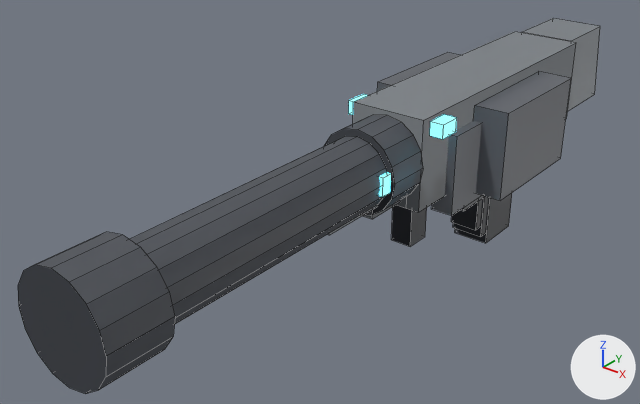
The Blender file blender/weapon.blend: old version first, new version second.
Before and after are seen from a camera (50 mm lens) standing at (1.88, -3.58, 1.71) and looking at (-0.27, -0.89, 0.05). Arrows for +X, +Y and +Z are at lower right; the lights stay in place. The older version comes first. Mesh edges are drawn as thin lines.

The first picture shows 'weapon_left_cannon', 'weapon_left_rifle', 'weapon_right_cannon', 'weapon_right_rifle', 'weapon_right_smg' and 1 more.
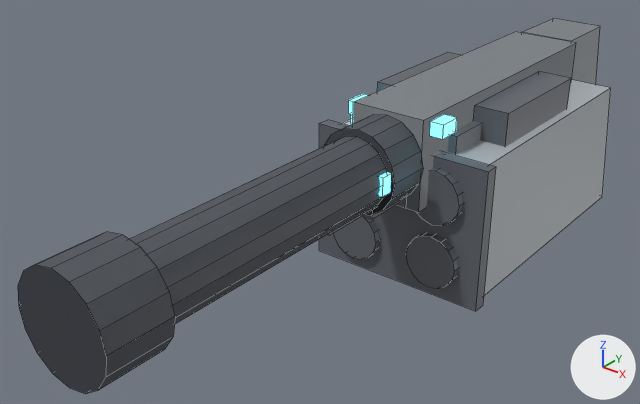
Where the change shows, as pixel boxes [x1, y1, x2, y2] in the pictures (640 x 404 px):
'weapon_right_missilepod', added: after [319, 80, 611, 311]
    faces in mat_mat_body (grey #adb3b8): [342, 80, 611, 295]
    faces in mat_mat_detail (dark grey #61656c): [319, 120, 496, 311]
'weapon_left_rifle', unchanged, covered by the edit: before [379, 121, 482, 216]; after [379, 121, 482, 197]
'weapon_right_smg', unchanged, covered by the edit: before [362, 199, 482, 247]; after [362, 200, 401, 219]

The change, as a diff of the scene's bpy script:
```diff
--- a/blender/weapon.blend.py
+++ b/blender/weapon.blend.py
@@ me_weapon_right_missilepod @@
+me_weapon_right_missilepod.from_pydata(...)  # 176 vertices, 108 faces; spans x -0.46..0.42, y -0.74..0.71, z -0.46..0.33
+# faces by material slot: [12, 90, 6]
+me_weapon_right_missilepod.materials.append(mat_mat_body)  # grey #adb3b8
+me_weapon_right_missilepod.materials.append(mat_mat_detail)  # dark grey #61656c
+me_weapon_right_missilepod.materials.append(mat_mat_visor)  # cyan #59e7ff, glowing cyan #59e7ff
@@ ob_weapon_right_missilepod @@
+ob_weapon_right_missilepod = bpy.data.objects.new('weapon_right_missilepod', me_weapon_right_missilepod)
+ob_weapon_right_missilepod.location = (0.0, 0.0, 0.0)
```
